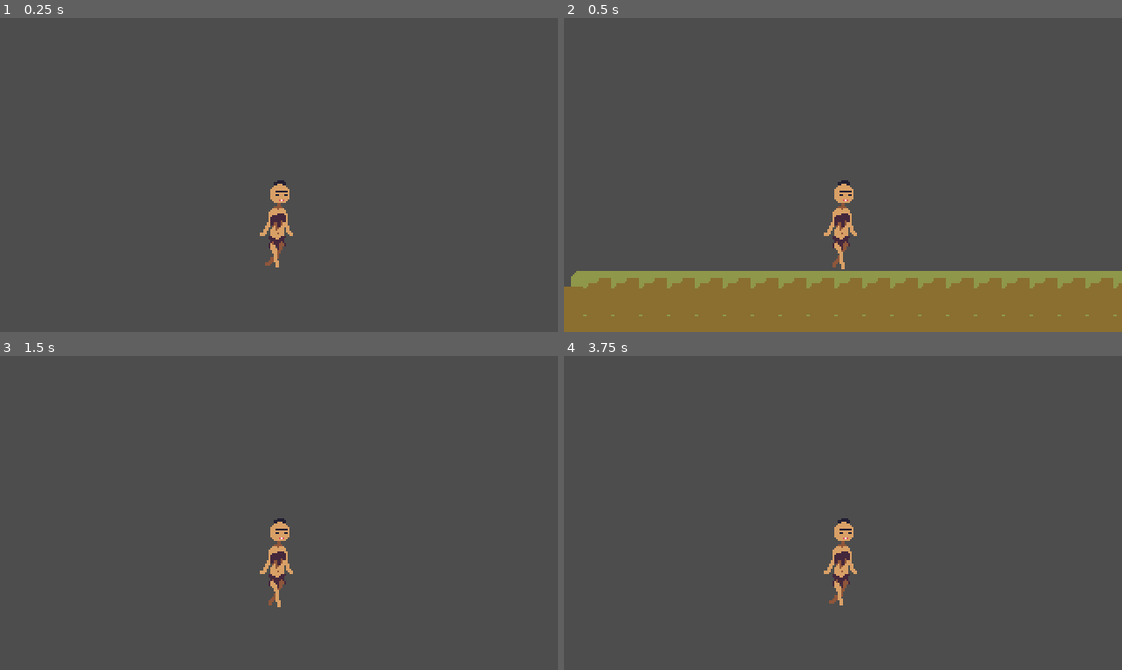
Above: before the commit, frames 1-4 (two rows, left to right).
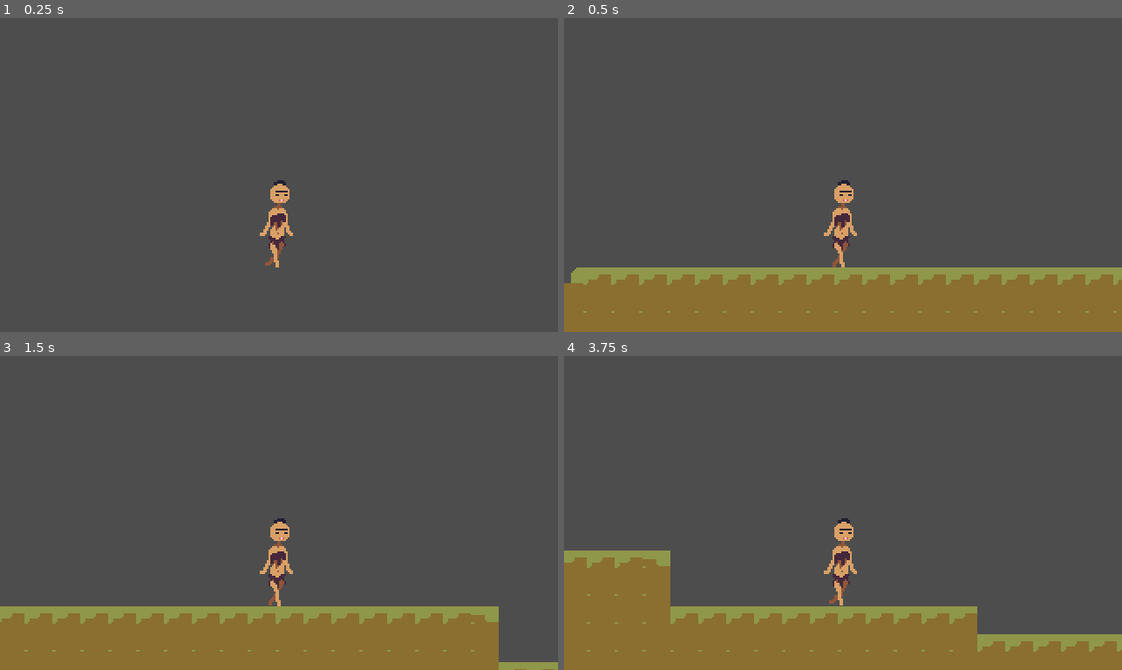
Above: after the commit, the same moments.

Repository: scubana/lesbian-cavewoman
Game: Godot game, scene res://main.tscn
The game is run twice, just before and just after one commit, with the same random seed, the same clock (stepped at 60 frames per second) and the same inputs.
Inputs:
- Up to frame 1 (0.25 s): no input
- Up to frame 2 (0.5 s): no input
- Up to frame 3 (1.5 s): hold D (move_right) from 0.53 s (still down); tap Space (jump) at 0.6, 0.77, 1.07, 1.35 s
- Up to frame 4 (3.75 s): tap Space (jump) at 1.52, 1.82, 2.1, 2.85, 3.02, 3.32, 3.6 s; release D (move_right) at 2.03 s; hold A (move_left) 2.03-2.78 s; hold D (move_right) from 2.78 s (still down)

Frame 1 is identical in both runs. In frame 2, 2.3% of the frame differs, in the area x 0-100%, y 79-95%; in frame 3, 18%; in frame 4, 21%, in the area x 0-100%, y 61-100%.

Commit message:
curent
djaoidjsia

Diff:
--- a/player.tscn
+++ b/player.tscn
@@ -4,7 +4,58 @@
 [ext_resource type="Texture2D" uid="uid://cnqwkemy10lar" path="res://assets/textures/still_oogabooga-Sheet.png" id="2_s14av"]
 
 [sub_resource type="RectangleShape2D" id="RectangleShape2D_v6d7x"]
-size = Vector2(21, 51.375)
+size = Vector2(12, 50.6875)
+
+[sub_resource type="Animation" id="Animation_u3tmf"]
+length = 0.001
+tracks/0/type = "value"
+tracks/0/imported = false
+tracks/0/enabled = true
+tracks/0/path = NodePath("Sprite2D:texture")
+tracks/0/interp = 1
+tracks/0/loop_wrap = true
+tracks/0/keys = {
+"times": PackedFloat32Array(0),
+"transitions": PackedFloat32Array(1),
+"update": 1,
+"values": [ExtResource("2_s14av")]
+}
+tracks/1/type = "value"
+tracks/1/imported = false
+tracks/1/enabled = true
+tracks/1/path = NodePath("Sprite2D:hframes")
+tracks/1/interp = 1
+tracks/1/loop_wrap = true
+tracks/1/keys = {
+"times": PackedFloat32Array(0),
+"transitions": PackedFloat32Array(1),
+"update": 1,
+"values": [7]
+}
+tracks/2/type = "value"
+tracks/2/imported = false
+tracks/2/enabled = true
+tracks/2/path = NodePath("Sprite2D:vframes")
+tracks/2/interp = 1
+tracks/2/loop_wrap = true
+tracks/2/keys = {
+"times": PackedFloat32Array(0),
+"transitions": PackedFloat32Array(1),
+"update": 1,
+"values": [1]
+}
+tracks/3/type = "value"
+tracks/3/imported = false
+tracks/3/enabled = true
+tracks/3/path = NodePath("Sprite2D:frame")
+tracks/3/interp = 1
+tracks/3/loop_wrap = true
+tracks/3/keys = {
+"times": PackedFloat32Array(0),
+"transitions": PackedFloat32Array(1),
+"update": 1,
+"values": [1]
+}
 
 [sub_resource type="Animation" id="Animation_yx821"]
 resource_name = "idle"
@@ -57,57 +108,6 @@
 "transitions": PackedFloat32Array(1, 1, 1, 1, 1, 1, 1),
 "update": 1,
 "values": [1, 2, 3, 4, 5, 6, 6]
-}
-
-[sub_resource type="Animation" id="Animation_u3tmf"]
-length = 0.001
-tracks/0/type = "value"
-tracks/0/imported = false
-tracks/0/enabled = true
-tracks/0/path = NodePath("Sprite2D:texture")
-tracks/0/interp = 1
-tracks/0/loop_wrap = true
-tracks/0/keys = {
-"times": PackedFloat32Array(0),
-"transitions": PackedFloat32Array(1),
-"update": 1,
-"values": [ExtResource("2_s14av")]
-}
-tracks/1/type = "value"
-tracks/1/imported = false
-tracks/1/enabled = true
-tracks/1/path = NodePath("Sprite2D:hframes")
-tracks/1/interp = 1
-tracks/1/loop_wrap = true
-tracks/1/keys = {
-"times": PackedFloat32Array(0),
-"transitions": PackedFloat32Array(1),
-"update": 1,
-"values": [7]
-}
-tracks/2/type = "value"
-tracks/2/imported = false
-tracks/2/enabled = true
-tracks/2/path = NodePath("Sprite2D:vframes")
-tracks/2/interp = 1
-tracks/2/loop_wrap = true
-tracks/2/keys = {
-"times": PackedFloat32Array(0),
-"transitions": PackedFloat32Array(1),
-"update": 1,
-"values": [1]
-}
-tracks/3/type = "value"
-tracks/3/imported = false
-tracks/3/enabled = true
-tracks/3/path = NodePath("Sprite2D:frame")
-tracks/3/interp = 1
-tracks/3/loop_wrap = true
-tracks/3/keys = {
-"times": PackedFloat32Array(0),
-"transitions": PackedFloat32Array(1),
-"update": 1,
-"values": [1]
 }
 
 [sub_resource type="Animation" id="Animation_e4gey"]
@@ -179,7 +179,7 @@
 frame = 1
 
 [node name="CollisionShape2D" type="CollisionShape2D" parent="."]
-position = Vector2(0.5, 59.3125)
+position = Vector2(1, 57.6562)
 shape = SubResource("RectangleShape2D_v6d7x")
 
 [node name="Camera2D" type="Camera2D" parent="."]
--- a/scripts/player.gd
+++ b/scripts/player.gd
@@ -14,7 +14,7 @@
 		if velocity.y > 1000:
 			velocity.y = 1000
 
-	if Input.is_action_just_pressed("jump"): #&& is_on_floor():
+	if Input.is_action_just_pressed("jump") && is_on_floor():
 
 		velocity.y = -jump_force
 
